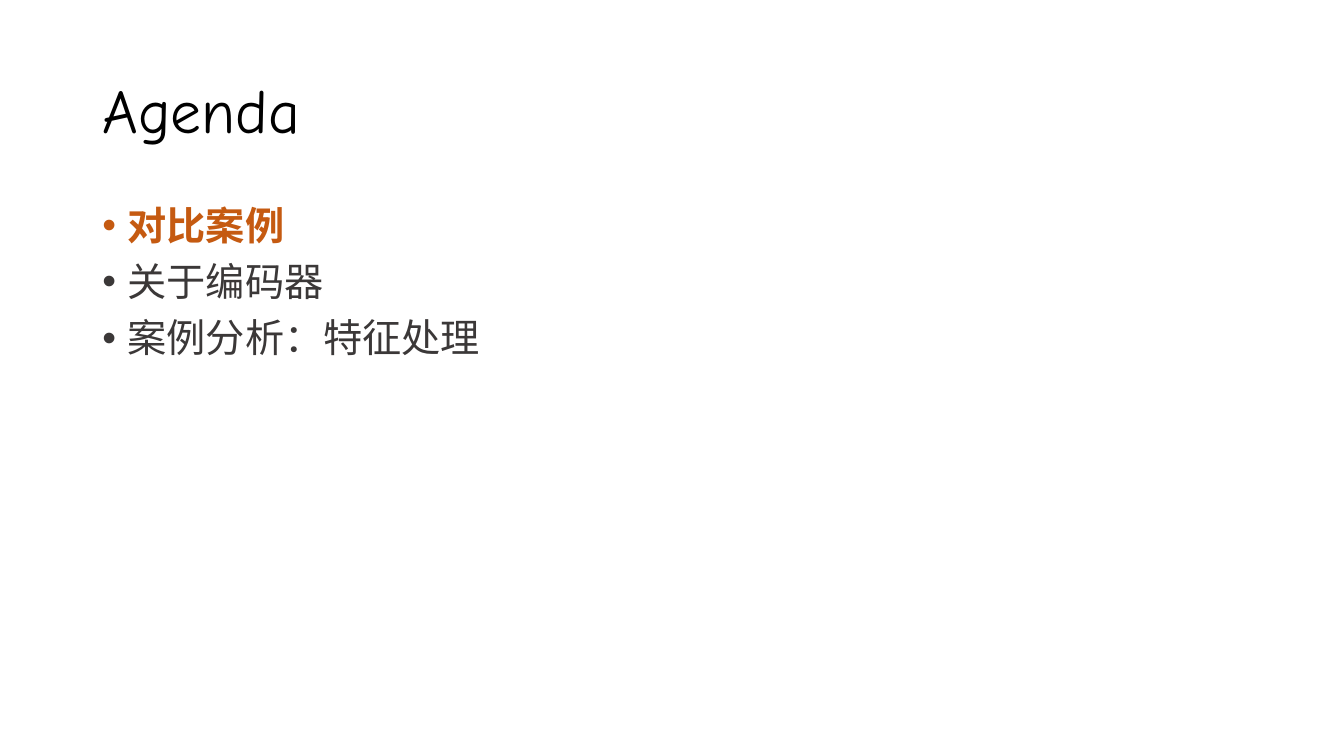
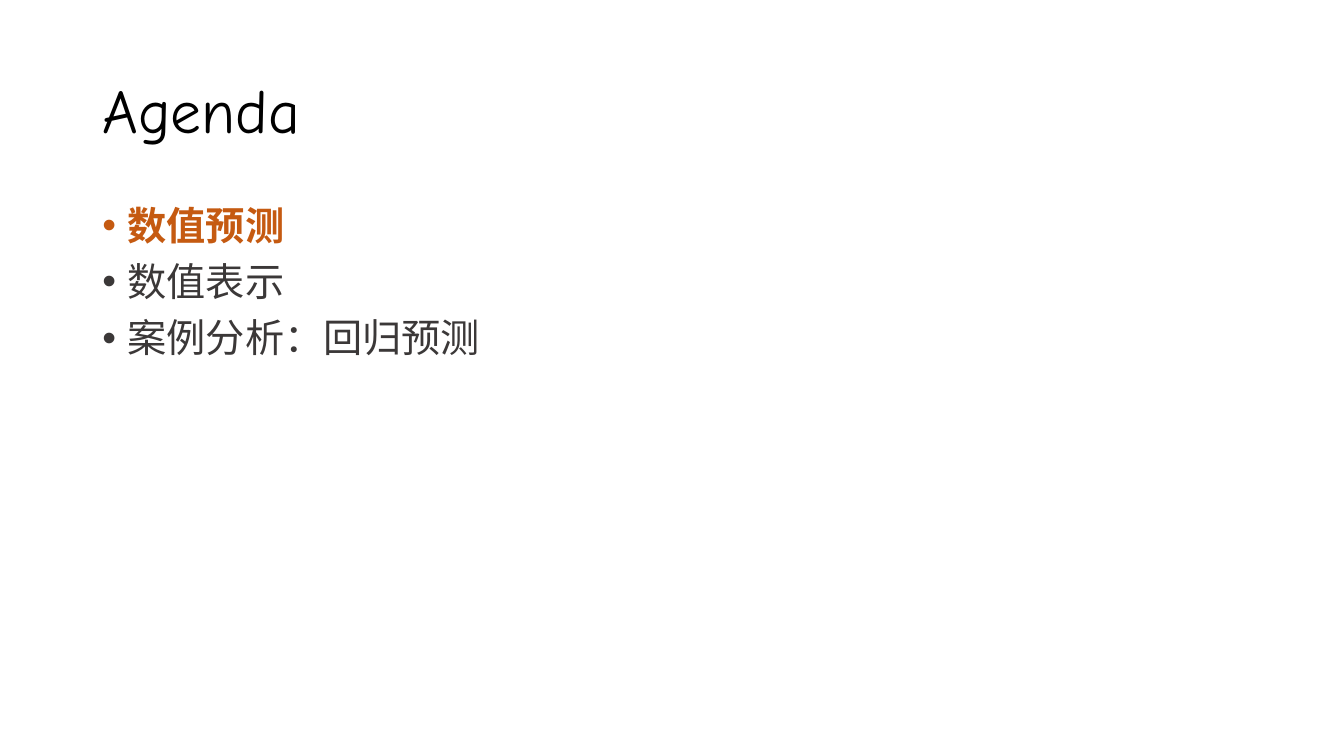
Before and after one commit to silentbalanceyh/cda-exam, a slide deck: slide 2 of ppt/05.回归.pptx. Drawn at 1344x756 pixels with LibreOffice and Linux fonts; fonts in the diff are those of the drawing; background and template pictures are left out. Boxes give left, top, right and bottom in pixels: in the first picture for what was removed or moved away, otherwise in the second. Text is boxed around its words. In the diff, an @@ line names an element or a change of style, - is before the commit and + after.

```diff
--- a/ppt/05.回归.pptx
+++ b/ppt/05.回归.pptx
@@ text at <box>128,206,559,355</box>: text changed @@
-• 对比案例
-• 关于编码器
-• 案例分析：特征处理异视界
+• 数值预测
+• 数值表示
+• 案例分析：回归预测视界
```
Also in this commit, not shown: 19 slides added, 1 slide removed, 16 other files.
